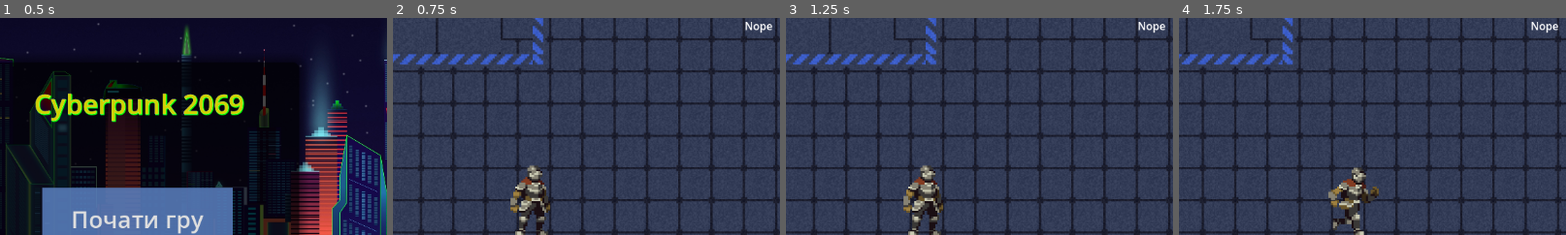
Above: before the commit, frames 1-4 (left to right).
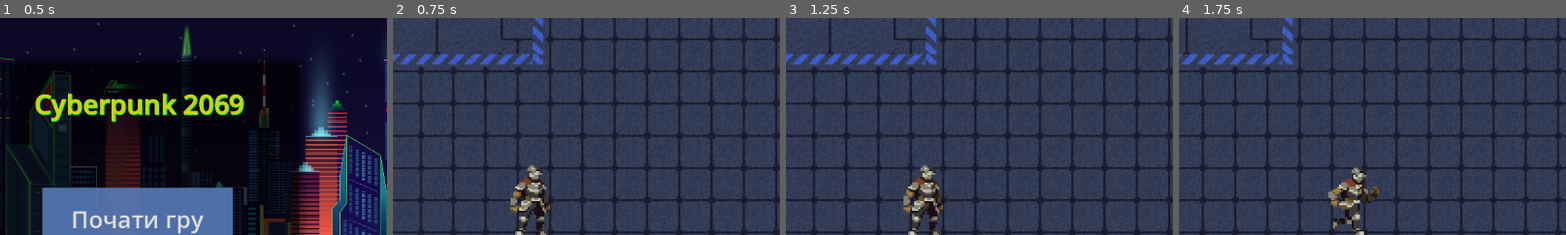
Above: after the commit, the same moments.

Repository: liketaurus/SE-practice-template
Game: Godot game, scene res://Scenes/menu.tscn
Same seed, same stepped clock (60 frames per second), same inputs: the game is played once before the commit and once after it.
Inputs:
- Up to frame 1 (0.5 s): no input
- Up to frame 2 (0.75 s): click "Почати гру" at 0.5 s
- Up to frame 3 (1.25 s): no input
- Up to frame 4 (1.75 s): tap Enter at 1.25 s; hold D from 1.28 s (still down); hold E from 1.28 s (still down); tap Space at 1.52 s
The pictures show only the part of the screen within x 32-82%, y 0-50%; the shares and areas given below are measured in that part.

Frame 1 is identical in both runs. In frame 2, 0.2% of the frame differs, in the area x 90-98%, y 1-8%; in frame 3, 0.2%; in frame 4, 0.2%.

Commit message:
Deleted useless label from player

Diff:
--- a/src/Cyberpunk2069/Scenes/player.tscn
+++ b/src/Cyberpunk2069/Scenes/player.tscn
@@ -454,13 +454,6 @@
 scale = Vector2(0.224, 0.224)
 texture = ExtResource("4_4p3li")
 
-[node name="CardsCounter2" type="Label" parent="CanvasLayer"]
-offset_left = 778.0
-offset_right = 931.0
-offset_bottom = 23.0
-text = "Nope"
-horizontal_alignment = 2
-
 [node name="CardsCounter" type="Label" parent="CanvasLayer"]
 offset_left = 999.0
 offset_right = 1152.0
